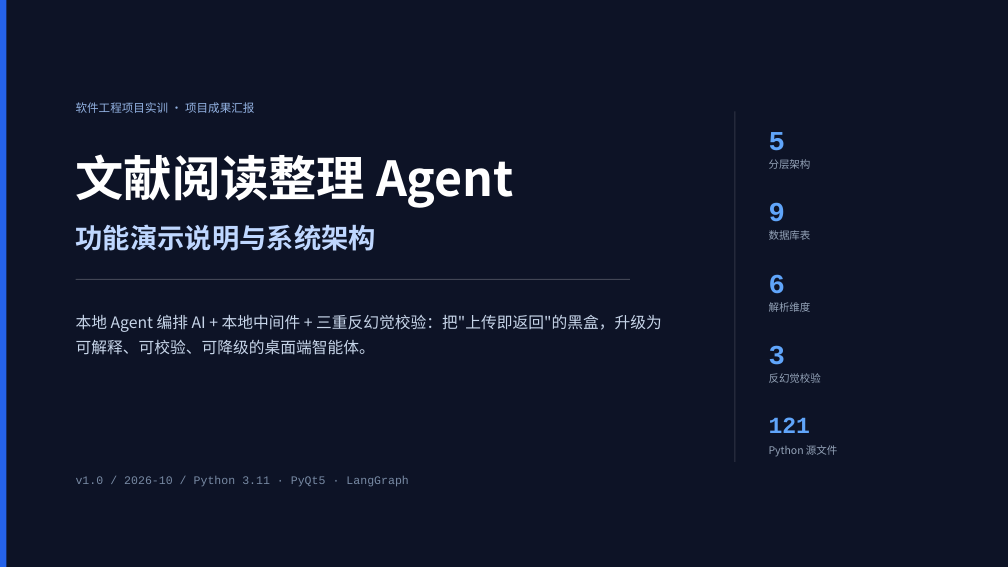
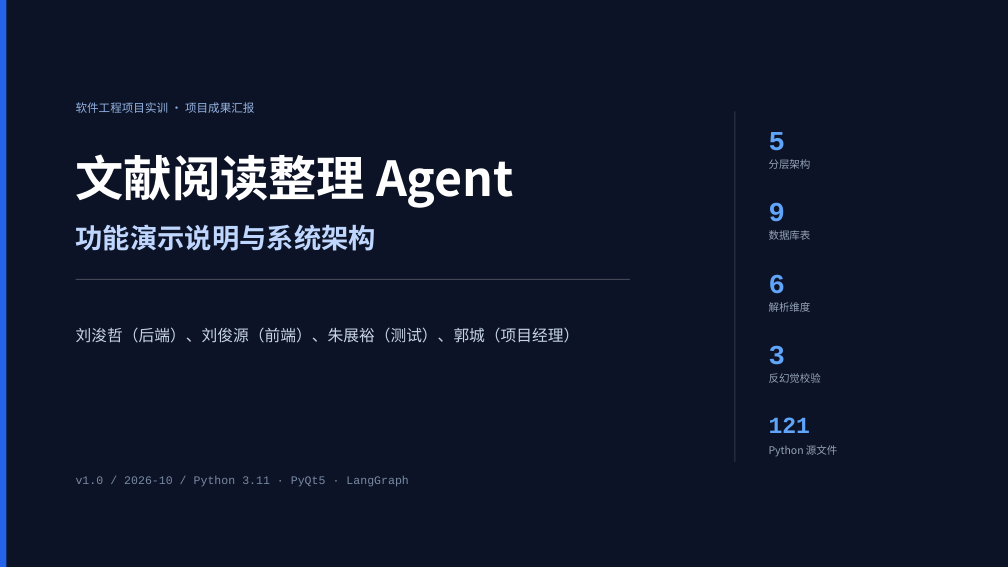
Before and after one commit to 1670098686/xmsx, a slide deck: slide 1 of literature-agent-demo/文献阅读整理Agent-功能演示说明.pptx. Drawn at 1008x567 pixels with LibreOffice and Linux fonts; fonts in the diff are those of the drawing. Boxes give left, top, right and bottom in pixels: in the first picture for what was removed or moved away, otherwise in the second. Text is boxed around its words. In the diff, an @@ line names an element or a change of style, - is before the commit and + after.

Commit message:
测试

```diff
--- a/literature-agent-demo/文献阅读整理Agent-功能演示说明.pptx
+++ b/literature-agent-demo/文献阅读整理Agent-功能演示说明.pptx
@@ text at (76,327,580,343): text changed @@
-本地 Agent 编排 AI + 本地中间件 + 三重反幻觉校验：把"上传即返回"的黑盒，升级为可解释、可校验、可降级的桌面端智能体。
+刘浚哲（后端）、刘俊源（前端）、朱展裕（测试）、郭城（项目经理）
```
Also in this commit, not shown: 1 other file.
